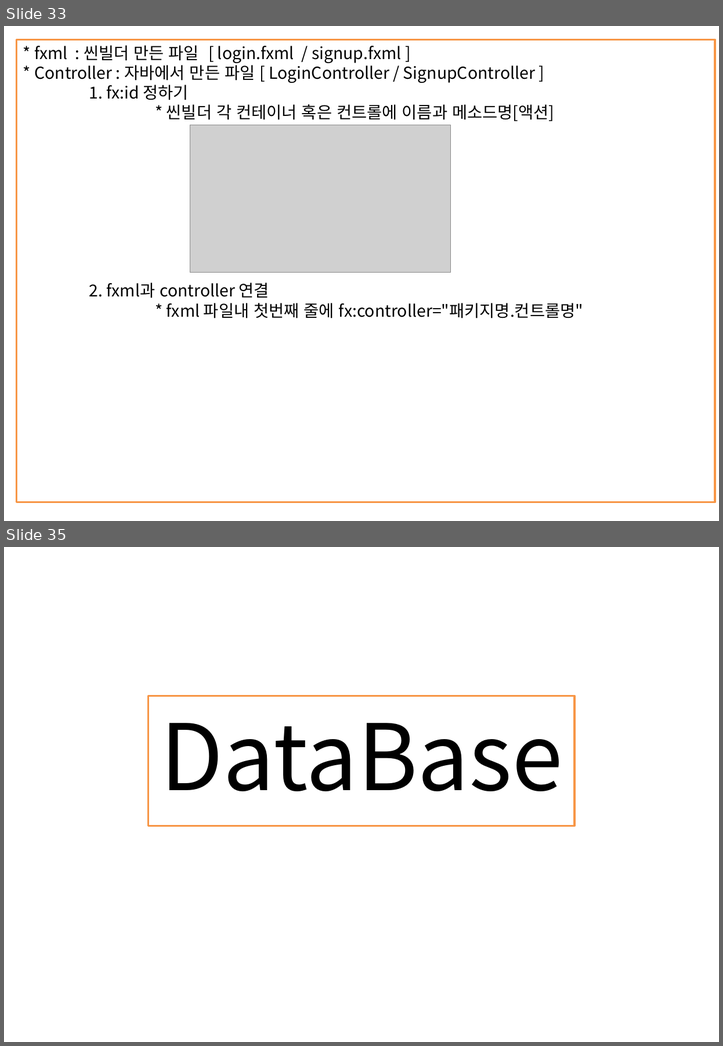
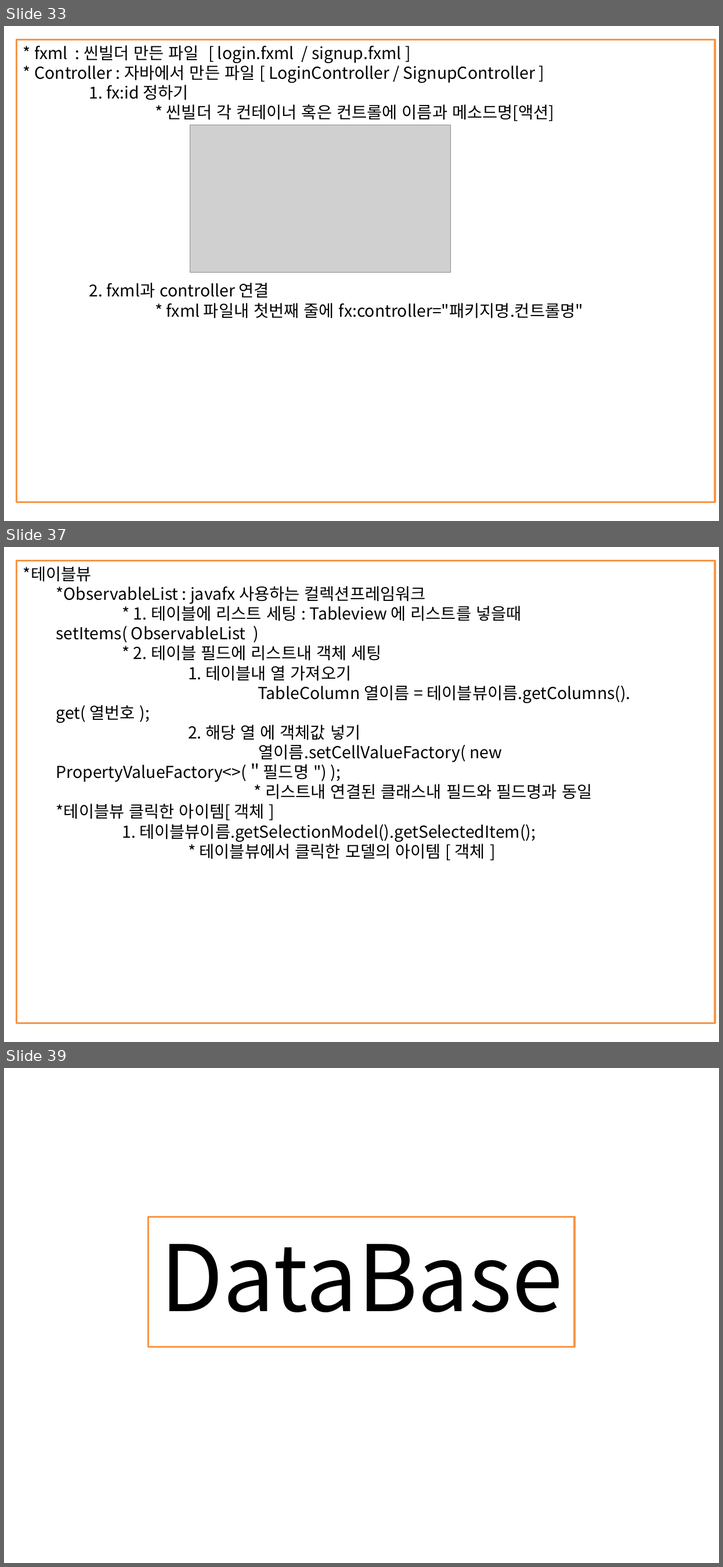
Before and after one commit to kth0027/ezen_kth, a slide deck: Study_Revise/JAVA-PPT/JAVA정리.pptx. Shown one above the other, each under a label of ours: slides 33 and 35 before the commit, slides 33, 37 and 39 after it; the slides between them are not shown. The pictures are 723x1046 and 723x1567 pixels, drawn with LibreOffice and Linux fonts; fonts in the diff are those of the drawing; grey boxes stand for pictures. Boxes give left, top, right and bottom in pixels: in the first picture for what was removed or moved away, otherwise in the second. Text is boxed around its words. In the diff, an @@ line names an element or a change of style, - is before the commit and + after.

```diff
--- a/Study_Revise/JAVA-PPT/JAVA정리.pptx
+++ b/Study_Revise/JAVA-PPT/JAVA정리.pptx
@@ slide 37 added at bbox=[4, 547, 719, 1042], background #FFFFFF @@
@@ rectangle added at bbox=[17, 561, 714, 1023], outline #F79646 2 pt, 18 pt, text #000000 @@
+*테이블뷰
+  *ObservableList : javafx 사용하는 컬렉션프레임워크
+  * 1. 테이블에 리스트 세팅 : Tableview 에 리스트를 넣을때 setItems( ObservableList )
+  * 2. 테이블 필드에 리스트내 객체 세팅
+  1. 테이블내 열 가져오기
+  TableColumn 열이름 = 테이블뷰이름.getColumns().get( 열번호 );
+  2. 해당 열 에 객체값 넣기
+  열이름.setCellValueFactory( new PropertyValueFactory<>(＂필드명 ") );
+  * 리스트내 연결된 클래스내 필드와 필드명과 동일
+  *테이블뷰 클릭한 아이템[ 객체 ]
+  1. 테이블뷰이름.getSelectionModel().getSelectedItem();
+  * 테이블뷰에서 클릭한 모델의 아이템 [ 객체 ]
@@ what was slide 35 is now slide 39 @@
```
Also in this commit, not shown: 4 slides changed, 8 other slides added, 2 other files.
